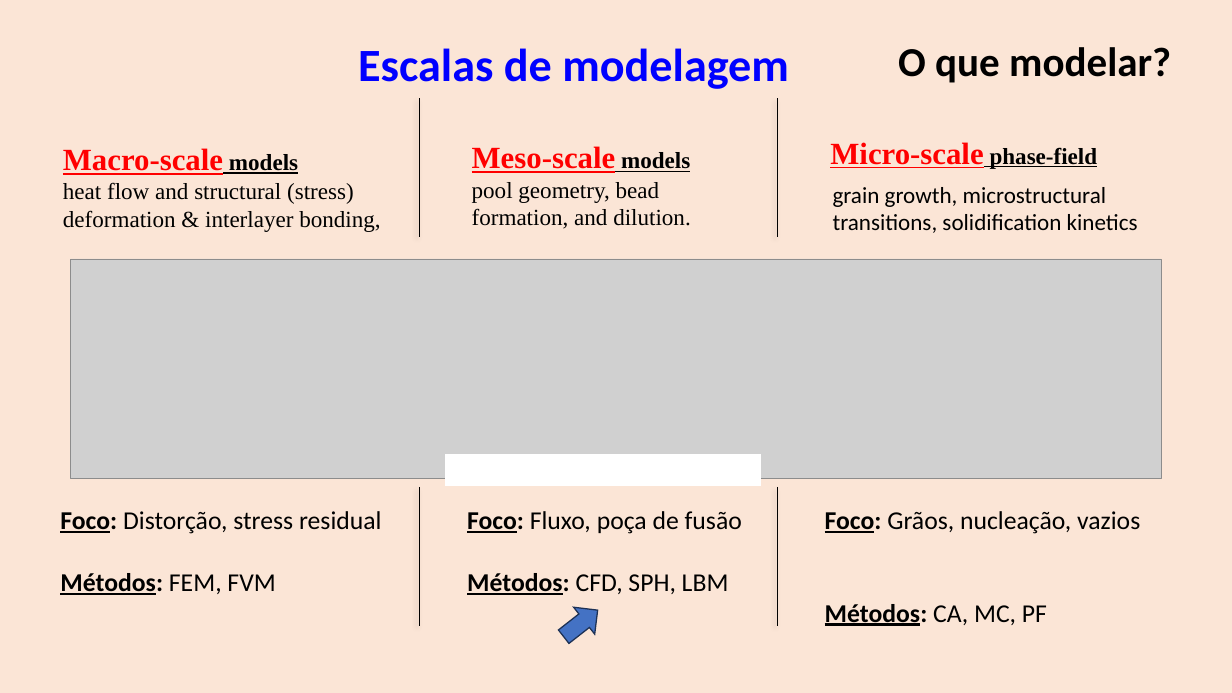
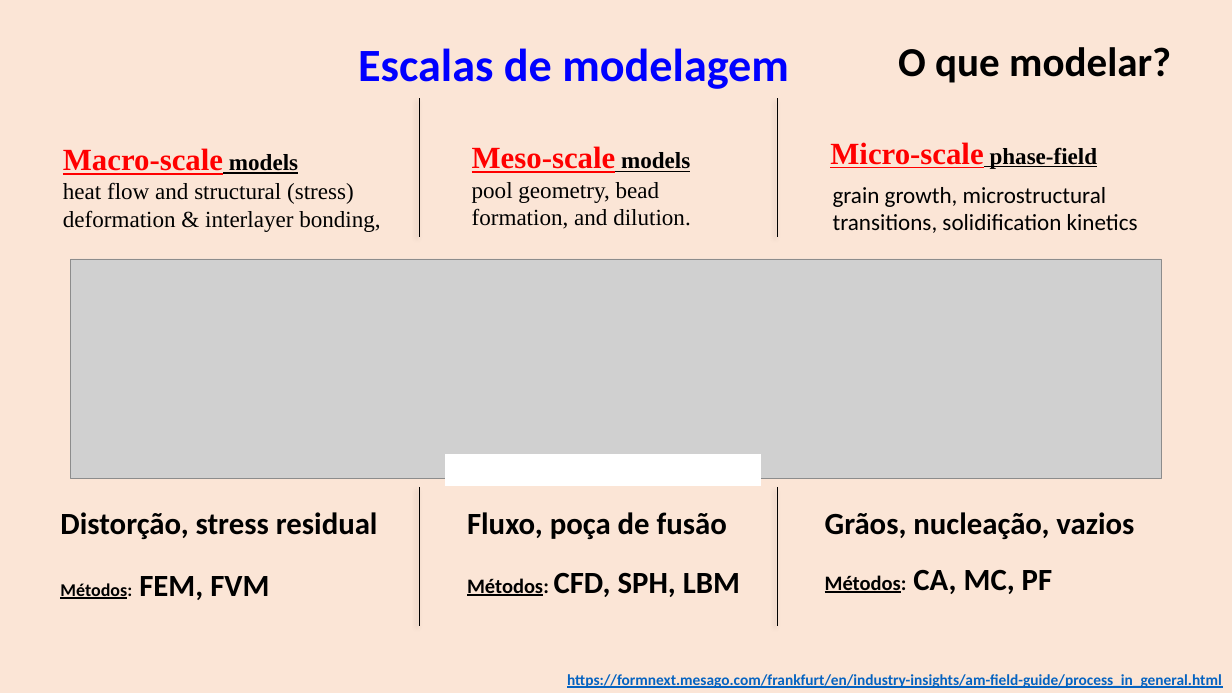
Before and after one commit to grossiRM/AM_FEG, a slide deck: slide 16 of Plano_V02_iii_AM_FEG/d_Topicos Especiais - Introducao a Manufatura Aditiva para Metais.pptx (slide 15 before the commit). Drawn at 1232x693 pixels with LibreOffice and Linux fonts; fonts in the diff are those of the drawing; grey boxes stand for pictures. Boxes give left, top, right and bottom in pixels: in the first picture for what was removed or moved away, otherwise in the second. Text is boxed around its words. In the diff, an @@ line names an element or a change of style, - is before the commit and + after.

```diff
--- a/Plano_V02_iii_AM_FEG/d_Topicos Especiais - Introducao a Manufatura Aditiva para Metais.pptx
+++ b/Plano_V02_iii_AM_FEG/d_Topicos Especiais - Introducao a Manufatura Aditiva para Metais.pptx
@@ text at (60,512,378,539): text changed; size 20 to 24 pt; bold on @@
-Foco: Distorção, stress residual
+Distorção, stress residual
@@ text at (467,512,727,539): text changed; size 20 to 24 pt; bold on @@
-Foco: Fluxo, poça de fusão
+Fluxo, poça de fusão
@@ text at (825,512,1134,539): text changed; size 20 to 24 pt; bold on @@
-Foco: Grãos, nucleação, vazios
+Grãos, nucleação, vazios
@@ text at (825,569,1053,594): size 20 to 16 pt in "Métodos:"; size 20 to 24 pt, bold on in "CA, MC, PF" @@
@@ text at (60,576,269,600): size 20 to 14 pt in "Métodos:"; size 20 to 24 pt, bold on in "FEM, FVM" @@
@@ text at (467,572,740,597): size 20 to 16 pt in "Métodos:"; size 20 to 24 pt, bold on in "CFD, SPH, LBM" @@
@@ right arrow removed at (553,597,609,650) @@
@@ text added at (567,674,1222,688), 12 pt, text #0563C1, bold, underline @@
+https://formnext.mesago.com/frankfurt/en/industry-insights/am-field-guide/process_in_general.html
```
Also in this commit, not shown: 3 other slides changed, 2 slides added, 1 slide removed, 1 other file.
